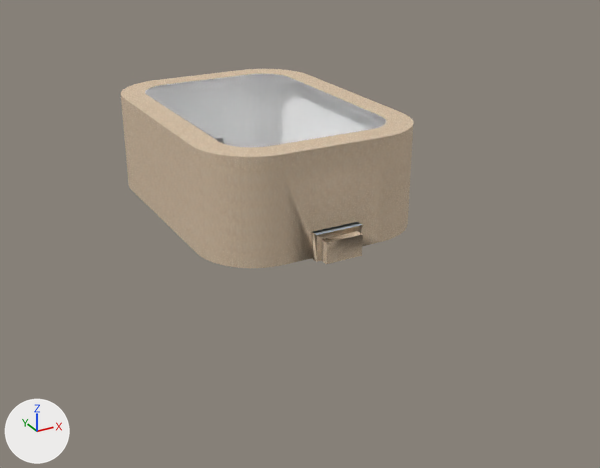
Renders of the COLLADA model Rocket League/Assets/STADIUM3/Stadium3.dae from each side of a commit.
The view is the same before and after, from a camera (50 mm lens) standing at (-21.2, -43.7, 18.9) and looking at (1.5, -2.4, -1.7). Lighting does not change. The marker at lower left points along +X, +Y and +Z. Vertices at the same position are counted once.

The first picture shows 'SketchUp'.
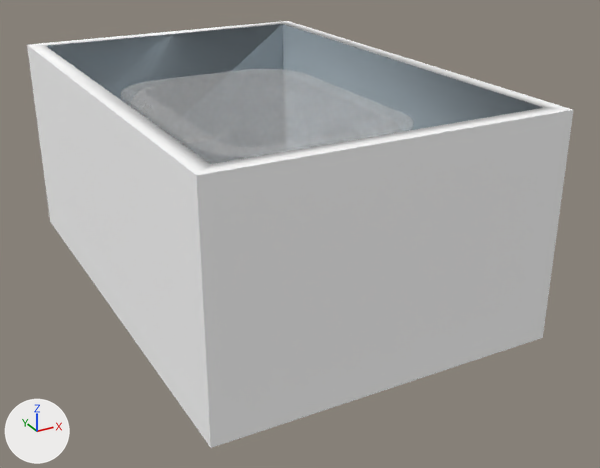
Pixel boxes (x1, y1, x2, y2) of what changed, in the pictures (600 x 468 px):
'SketchUp', reshaped (87% wider, 114% taller): before (121, 69, 413, 268); after (27, 21, 573, 448)
part 1 of me_sketchup, added: after (27, 21, 573, 448)
part 2 of me_sketchup, built on: before (317, 225, 362, 264); after (145, 74, 386, 147)
part 3 of me_sketchup, recoloured: before (145, 74, 386, 147)
part 4 of me_sketchup, recoloured (beige to grey): before (121, 69, 413, 268); after (121, 69, 413, 164)
part 5 of me_sketchup, recoloured: before (313, 222, 362, 235)

What the commit changed:
Material 'material_23' (mat_material_23) is new.
Its base color is (0.651, 0.651, 0.651) (light grey #d3d3d3).
Its roughness is 0.9.
Its alpha is 0.247.
Material 'material_28' (mat_material_28) is new.
Its base color is (0.319, 0.319, 0.319) (grey #999999).
Its roughness is 0.9.
Its alpha is 0.502.
Material 'material_27' (mat_material_27) is new.
Its base color is (1.0, 1.0, 1.0) (white #ffffff).
Its roughness is 0.9.
me_sketchup is used by ob_sketchup; location (0.0, 0.0, 0.0).
me_sketchup had 1940 vertices, 3843 faces and spanned x -6.5..6.5, y -10.0..10.0, z 0.0..6.0.
me_sketchup no longer uses material mat_material_11 (white #f8f0f3).
me_sketchup no longer uses material mat_material_21 (blue #517fc0).
me_sketchup now has 1956 vertices, 3928 faces and spans x -10.0..10.0, y -15.0..15.0, z -5.0..8.0.
me_sketchup part 1: a new loose piece of 16 vertices spanning x -10.0..10.0, y -15.0..15.0, z -5.0..8.0.
Part 2, on me_sketchup:
23 faces are deleted.
74 new faces join them, mat_material_23 (light grey #d3d3d3).
me_sketchup part 3: 3459 faces spanning x -6.0..6.5, y -10.0..10.0, z 0.0..6.0 switch from mat_material (white #ffffff) to mat_material_23 (light grey #d3d3d3).
me_sketchup part 4: 362 faces spanning x -6.5..6.5, y -10.0..10.0, z 0.0..6.0 switch from mat_formica_laminate_light (picture img_formica_laminate_light_jpg) to mat_material_23 (light grey #d3d3d3).
me_sketchup part 5: 7 faces spanning x -1.4..1.4, y -9.5..9.5, z 0.0..1.5 switch from mat_material_0 (grey #a4b2bb) to mat_material_23 (light grey #d3d3d3).
me_sketchup now uses material mat_material_27 (white #ffffff).
me_sketchup now uses material mat_material_28 (grey #999999).
